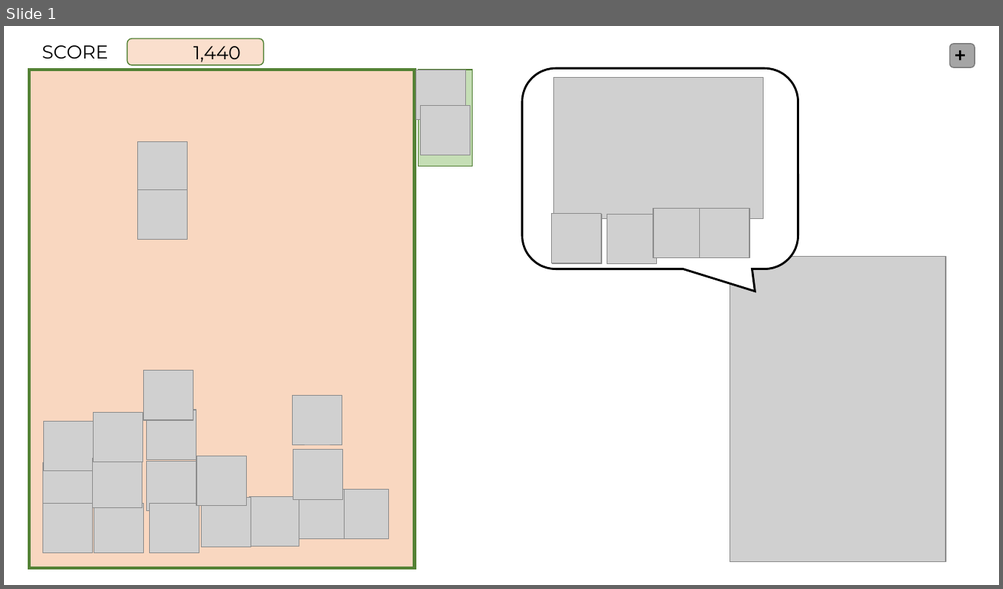
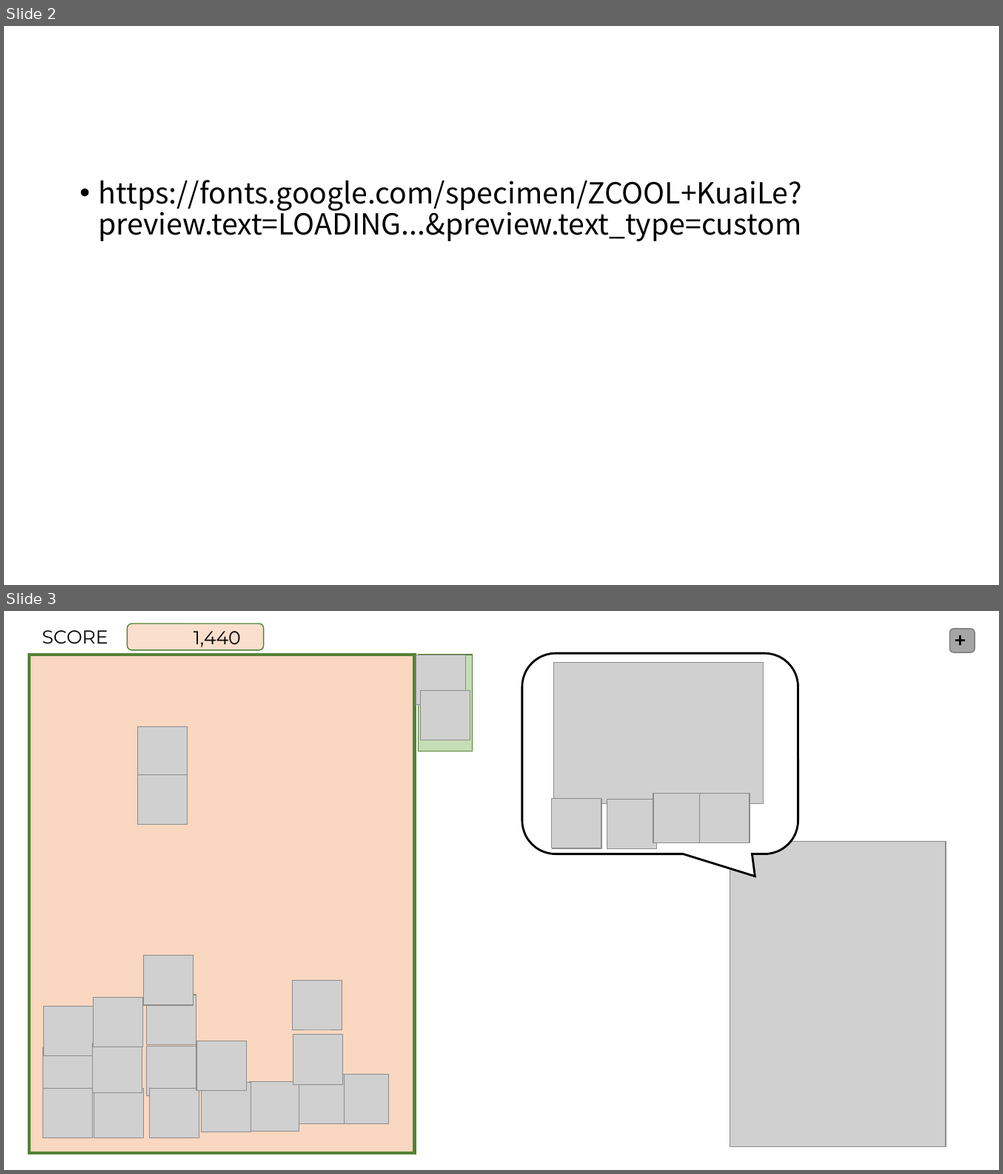
Before and after one commit to Sachan75/manpuku_kitchen, a slide deck: その他/UI案.pptx. Shown one above the other, each under a label of ours: slide 1 before the commit, slides 2 and 3 after it. The pictures are 1003x589 and 1003x1174 pixels, drawn with LibreOffice and Linux fonts; fonts in the diff are those of the drawing; grey boxes stand for pictures; background and template pictures are left out. Boxes give left, top, right and bottom in pixels: in the first picture for what was removed or moved away, otherwise in the second. Text is boxed around its words. In the diff, an @@ line names an element or a change of style, - is before the commit and + after.

```diff
--- a/その他/UI案.pptx
+++ b/その他/UI案.pptx
@@ slide 2 added at [4, 26, 999, 585], background #FFFFFF @@
@@ text added at [99, 180, 802, 241], 28 pt, text #000000 @@
+• https://fonts.google.com/specimen/ZCOOL+KuaiLe?preview.text=LOADING...&preview.text_type=custom
@@ what was slide 1 is now slide 3 @@
```
Also in this commit, not shown: 1 slide changed, 1 other slide added, 13 other files.
